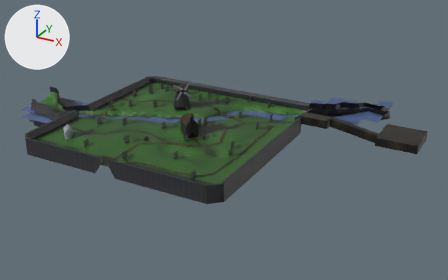
The glTF model resources/models/demo_scene.glb: old version first, new version second.
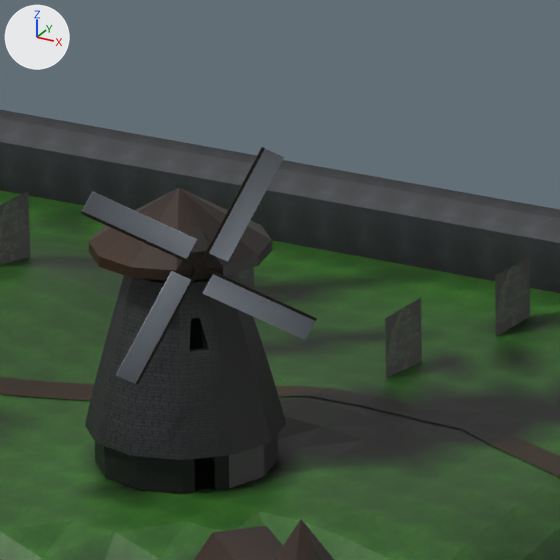
The first picture shows the older version from a 50 mm camera at (69.0, -350.0, 147.0) aimed at (-100.0, -43.0, -7.0). The close-ups show both versions on the part from 37% to 48% of the width and 24% to 41% of the height of that picture; other places that the commit changed are outside them. Lighting does not change. The marker at upper left points along +X, +Y and +Z. Where no turn or scale is listed for an object, it has been applied to the vertices. Vertices at the same position are counted once.

The first close-up shows 'Cathedral', 'Tree Instance.023', 'Tree Instance.024', 'Tree Instance.026', 'Tree Instance.027', 'Village paths', 'Village terrain', 'Walls', 'Windmill Roof', 'Windmill Spinner Blade.001', 'Windmill Spinner Blade.002', 'Windmill Spinner Blade.003', 'Windmill Spinner Blade.004', 'Windmill Spinner.001', 'Windmill Spinner.002'.
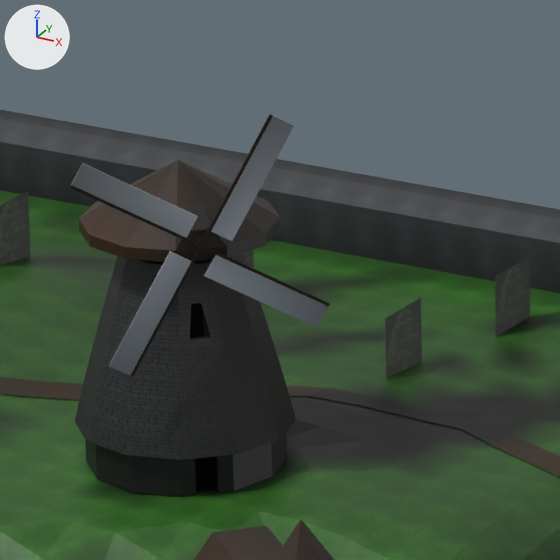
The change, as JSON lines over the scene's bpy script:
```json
{"block": "me_cylinder_011", "where": "me_cylinder_011.from_pydata(...)  # 273 vertices, 549 faces; spans x -5.5..5.5, y -5.5..5.5, z -7.3..8.4"}
{"block": "me_cylinder_011", "where": "# used by ob_windmill_roof; location = (-135.26, -34.49, 12.59)"}
{"block": "me_cylinder_011", "change": "me_cylinder_011 part 1: the whole mesh is scaled about the mesh origin by 1.1"}
{"op": "set", "path": "ob_windmill_spinner_001.location", "old": "(-131.69, -38.16, 18.21)", "new": "(-131.34, -38.53, 19.52)"}
{"op": "set", "path": "ob_windmill_spinner_001.scale", "old": "(1.0, 1.0, 1.0)", "new": "(1.1, 1.1, 1.1)"}
{"op": "set", "path": "ob_windmill_spinner_002.location", "old": "(-131.69, -38.16, 18.21)", "new": "(-131.34, -38.53, 19.52)"}
{"op": "set", "path": "ob_windmill_spinner_002.scale", "old": "(1.0, 1.0, 1.0)", "new": "(1.1, 1.1, 1.1)"}
{"op": "set", "path": "ob_windmill_spinner_blade_001.location", "old": "(-131.69, -38.16, 18.21)", "new": "(-131.34, -38.53, 19.52)"}
{"op": "set", "path": "ob_windmill_spinner_blade_001.scale", "old": "(1.0, 1.0, 1.0)", "new": "(1.1, 1.1, 1.1)"}
{"op": "set", "path": "ob_windmill_spinner_blade_002.location", "old": "(-131.69, -38.16, 18.21)", "new": "(-131.34, -38.53, 19.52)"}
{"op": "set", "path": "ob_windmill_spinner_blade_002.scale", "old": "(1.0, 1.0, 1.0)", "new": "(1.1, 1.1, 1.1)"}
{"op": "set", "path": "ob_windmill_spinner_blade_003.location", "old": "(-131.69, -38.16, 18.21)", "new": "(-131.34, -38.53, 19.52)"}
{"op": "set", "path": "ob_windmill_spinner_blade_003.scale", "old": "(1.0, 1.0, 1.0)", "new": "(1.1, 1.1, 1.1)"}
{"op": "set", "path": "ob_windmill_spinner_blade_004.location", "old": "(-131.69, -38.16, 18.21)", "new": "(-131.34, -38.53, 19.52)"}
{"op": "set", "path": "ob_windmill_spinner_blade_004.scale", "old": "(1.0, 1.0, 1.0)", "new": "(1.1, 1.1, 1.1)"}
{"op": "set", "path": "ob_windmill_roof.location", "old": "(-135.26, -34.49, 12.59)", "new": "(-135.26, -34.49, 13.34)"}
{"op": "set", "path": "ob_tree_instance_024", "old": "bpy.data.objects.new('Tree Instance.024', me_plane_015)", "new": "bpy.data.objects.new('Tree Instance.024', me_plane_022)"}
```

Boxes [x1, y1, x2, y2] around the edits, measured in the close-ups (560 x 560 px):
```json
{"object": "Windmill Roof", "change": "mesh rescaled, moved", "before": [85, 188, 286, 493], "after": [75, 160, 296, 496], "on screen": "10% wider, 10% taller"}
{"object": "Windmill Spinner Blade.003", "change": "moved, rescaled", "before": [82, 191, 197, 259], "after": [71, 163, 198, 238], "on screen": "10% wider, 10% taller"}
{"object": "Windmill Spinner Blade.001", "change": "moved, rescaled", "before": [203, 274, 315, 340], "after": [204, 255, 329, 327], "on screen": "12% wider, 9% taller"}
{"object": "Windmill Spinner Blade.004", "change": "moved, rescaled", "before": [116, 271, 191, 384], "after": [109, 251, 191, 375], "on screen": "9% wider, 10% taller"}
{"object": "Windmill Spinner Blade.002", "change": "moved, rescaled", "before": [209, 148, 284, 262], "after": [211, 116, 294, 241], "on screen": "11% wider, 10% taller"}
{"object": "Windmill Spinner.002", "change": "moved, rescaled", "before": [201, 147, 265, 262], "after": [202, 114, 273, 242], "on screen": "11% wider, 11% taller"}
{"object": "Windmill Spinner.001", "change": "moved, rescaled", "before": [204, 267, 317, 321], "after": [206, 247, 330, 306], "on screen": "10% wider, 9% taller"}
```
